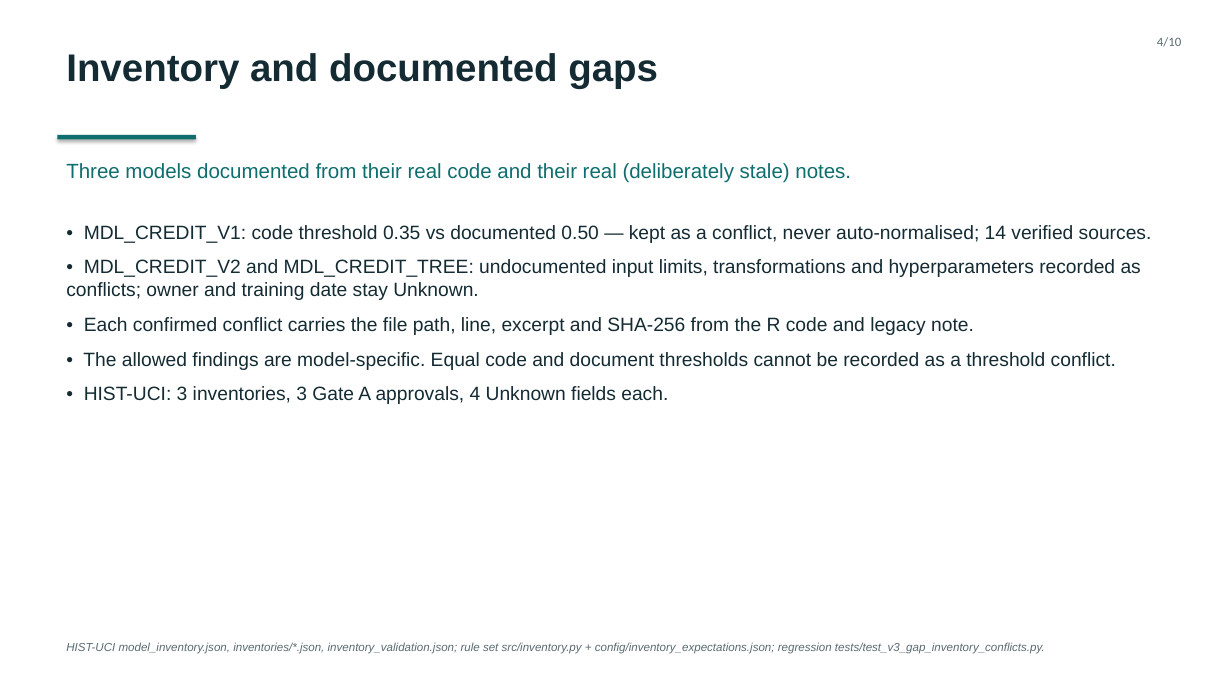
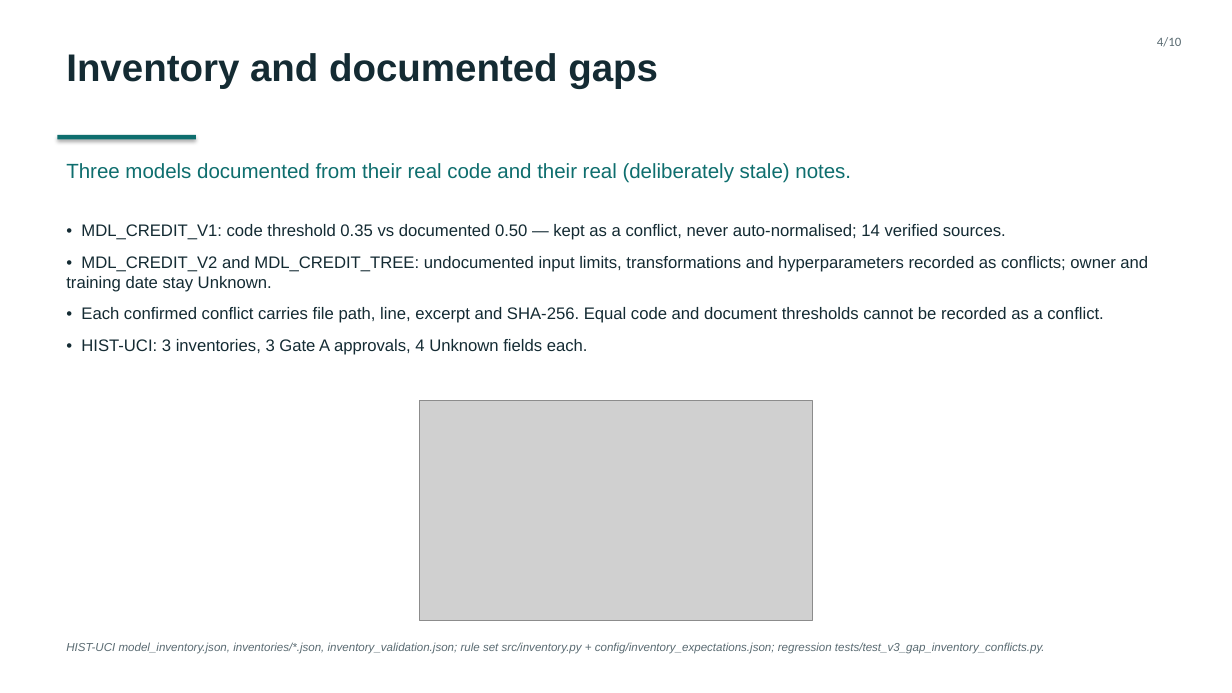
Before and after one commit to wufangxun106334-pixel/model-risk-factory, a slide deck: slide 4 of materials/solution_deck.pptx. Drawn at 1232x693 pixels with LibreOffice and Linux fonts; fonts in the diff are those of the drawing; grey boxes stand for pictures. Boxes give left, top, right and bottom in pixels: in the first picture for what was removed or moved away, otherwise in the second. Text is boxed around its words. In the diff, an @@ line names an element or a change of style, - is before the commit and + after.

```diff
--- a/materials/solution_deck.pptx
+++ b/materials/solution_deck.pptx
@@ text at (66, 224, 1148, 355): size 15 to 13 pt in "• MDL_CREDIT_V1: code threshold 0.35 vs documented ...", "• MDL_CREDIT_V2 and MDL_CREDIT_TREE: undocumented input limi ...", "• HIST-UCI: 3 inventories, 3 Gate A ..." @@
@@ text at (81, 307, 1103, 323): text changed; size 15 to 13 pt @@
-• Each confirmed conflict carries the file path, line, excerpt and SHA-256 from the R code and legacy note.
-• The allowed findings are model-specific. Equal code and document thresholds cannot be recorded as a threshold conflict.
+• Each confirmed conflict carries file path, line, excerpt and SHA-256. Equal code and document thresholds cannot be recorded as a conflict.
@@ picture added at (420, 400, 812, 621) @@
```
Also in this commit, not shown: 6 other slides changed, 8 other files.
